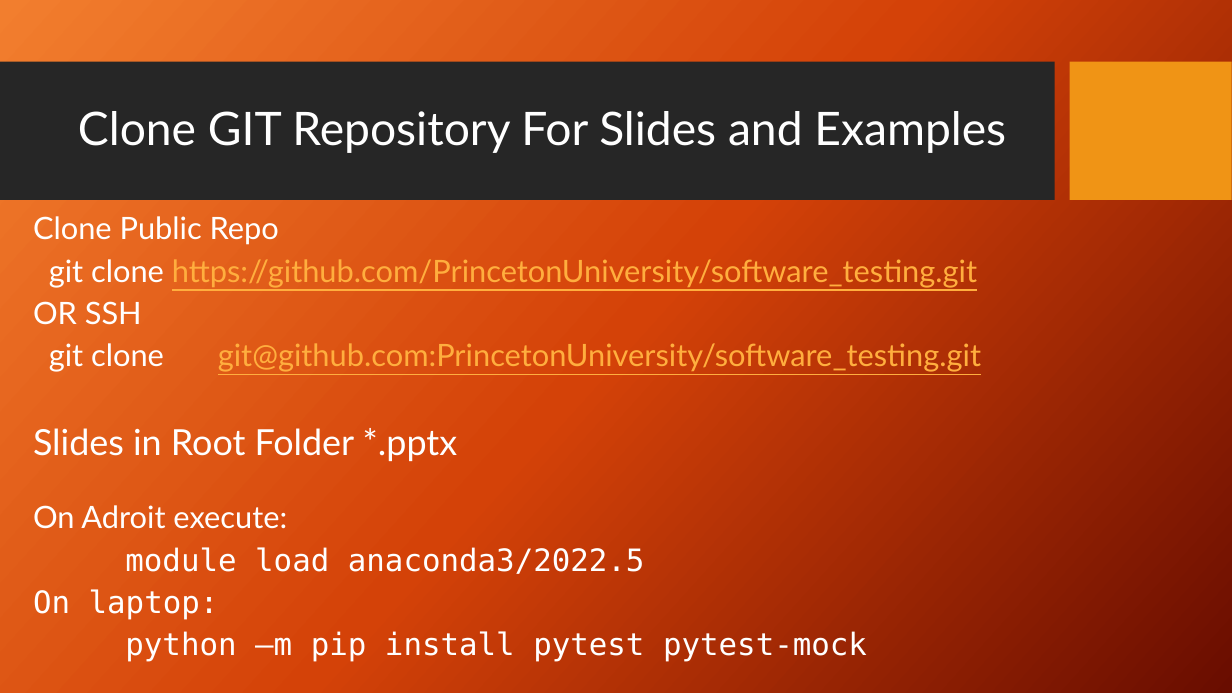
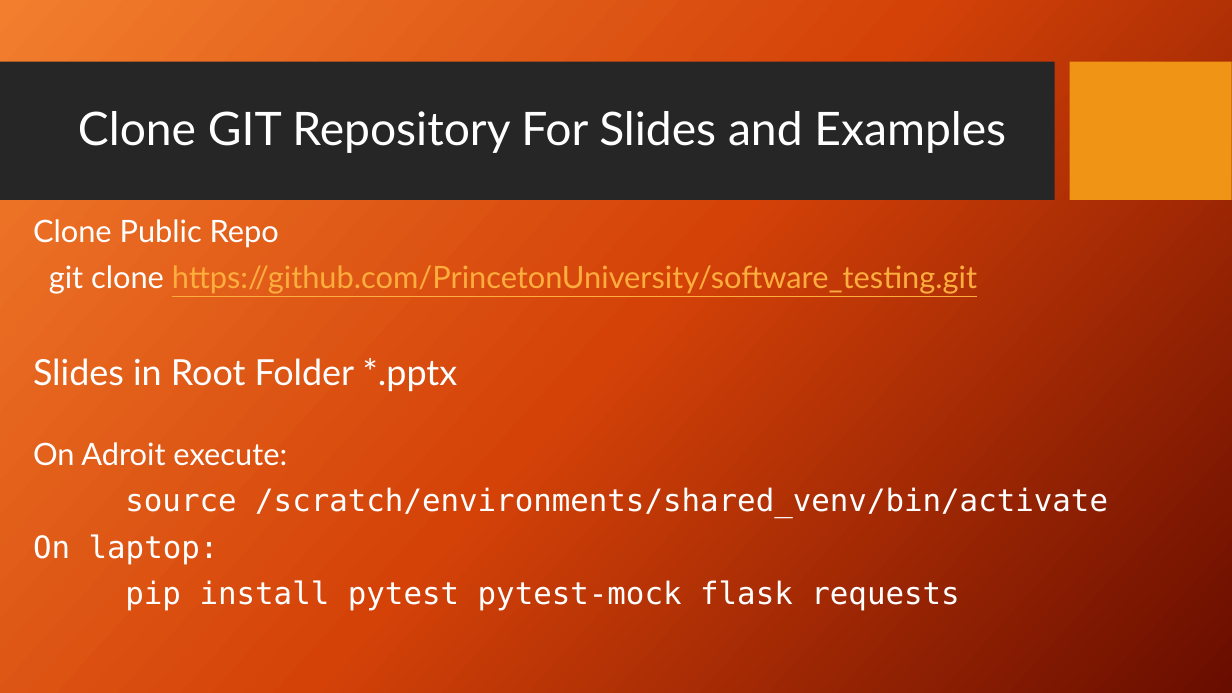
Before and after one commit to PrincetonUniversity/software_testing, a slide deck: slide 2 of UnitTestingSlides.pptx (slide 3 before the commit). Drawn at 1232x693 pixels with LibreOffice and Linux fonts; fonts in the diff are those of the drawing; background and template pictures are left out. Boxes give left, top, right and bottom in pixels: in the first picture for what was removed or moved away, otherwise in the second. Text is boxed around its words. In the diff, an @@ line names an element or a change of style, - is before the commit and + after.

```diff
--- a/UnitTestingSlides.pptx
+++ b/UnitTestingSlides.pptx
@@ text at (33, 219, 977, 564): line spacing 0.8 to 0.9 @@
@@ text at (33, 301, 981, 372): paragraphs removed @@
-OR SSH
-git clone git@github.com:PrincetonUniversity/software_testing.git
@@ text at (125, 486, 1108, 518): text changed @@
-module load anaconda3/2022.5
+source /scratch/environments/shared_venv/bin/activate
@@ text at (125, 580, 959, 610): text changed @@
-python –m pip install pytest pytest-mock
+pip install pytest pytest-mock flask requests
```
Also in this commit, not shown: 10 other slides changed, 4 slides added.
